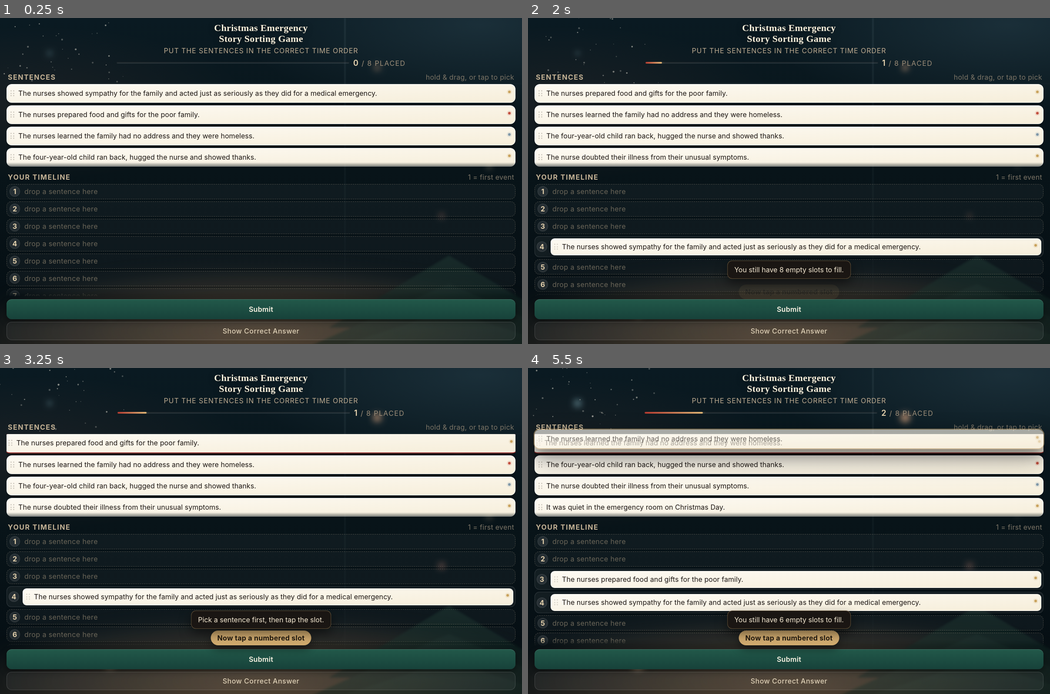
Above: before the commit, frames 1-4 (two rows, left to right).
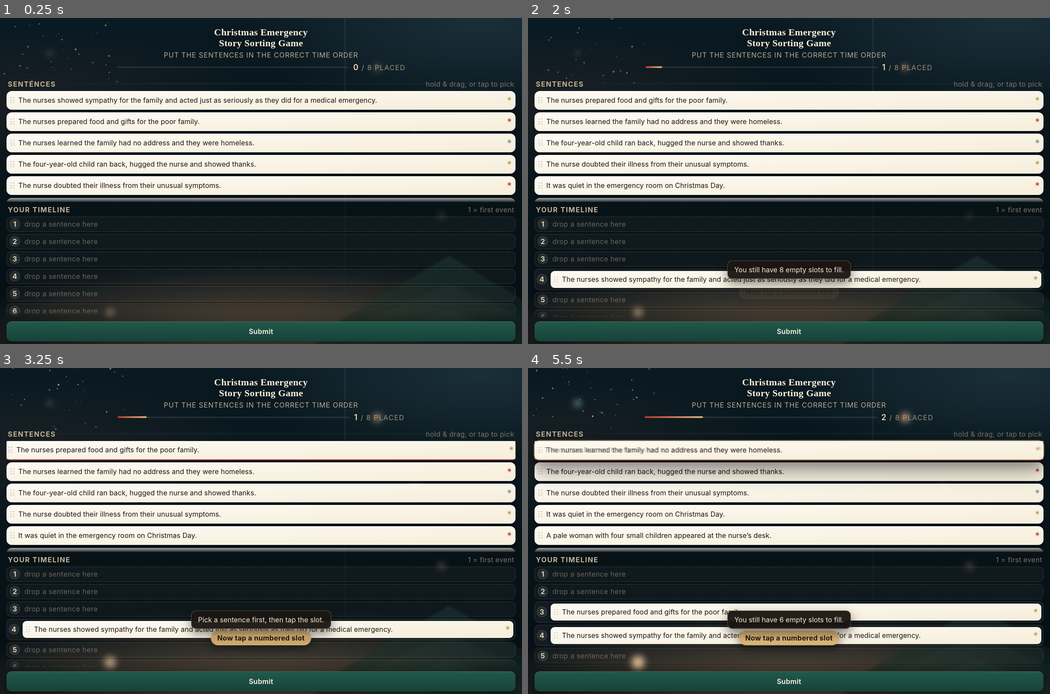
Above: after the commit, the same moments.

Repository: Liu9098/Christmas-sorting-game-shared-
Game: browser game, page student.html
The game is run twice, just before and just after one commit, with the same random seed, the same clock (stepped at 60 frames per second) and the same inputs.
Inputs (mouse positions are in pixels of both pictures, inside the frame that each line leads up to; where the layout moved, square brackets give the same spot in the first picture):
- Up to frame 1 (0.25 s): no input
- Up to frame 2 (2 s): click "Submit" at 0.27 s; click (590, 57) at 1.07 s; click (789, 99) [789, 92] at 1.27 s; click (569, 44) at 1.67 s; click (543, 275) [543, 242] at 1.87 s
- Up to frame 3 (3.25 s): click "Submit" at 2.02 s; press the mouse at (93, 390) at 2.27 s; release the mouse at (62, 387) at 2.4 s; click (261, 592) [261, 560] at 2.47 s; click (83, 413) at 2.87 s; click (261, 449) [261, 442] at 3.07 s
- Up to frame 4 (5.5 s): click (559, 416) at 3.47 s; click (789, 560) [789, 527] at 3.67 s; press the mouse at (590, 387) at 4.07 s; release the mouse at (580, 423) at 4.2 s; click (794, 609) [794, 576] at 4.27 s; click "Submit" at 4.52 s; click (632, 403) at 4.67 s; click (1039, 511) [1039, 504] at 4.87 s; click (554, 400) at 5.27 s; click (789, 449) [789, 439] at 5.47 s

The runs differ from the first frame. In frame 1, 34% of the frame differs, in the area x 1-99%, y 2-100%; in frame 2, 42%; in frame 3, 42%; in frame 4, 54%.

Commit message:
Add files via upload

Diff:
--- a/student.html
+++ b/student.html
@@ -54,7 +54,7 @@
 #snow{position:absolute;inset:0;z-index:1;pointer-events:none}
 
 /* ---------- header ---------- */
-.hd{position:relative;z-index:3;padding:calc(10px + env(safe-area-inset-top)) 18px 6px;text-align:center;flex:0 0 auto}
+.hd{position:relative;z-index:3;padding:calc(20px + env(safe-area-inset-top)) 18px 6px;text-align:center;flex:0 0 auto}
 .hd h1{margin:0;font-family:Georgia,"Times New Roman",serif;font-weight:600;font-size:22px;line-height:1.15;letter-spacing:.3px;color:#fbf1dc;text-shadow:0 2px 14px rgba(0,0,0,.55)}
 .hd .sub{margin:4px 0 0;font-size:16px;letter-spacing:.9px;color:#bba98f;text-transform:uppercase}
 .barwrap{margin-top:8px;display:flex;align-items:center;justify-content:center;gap:9px}
@@ -65,10 +65,16 @@
 
 /* ---------- panes ---------- */
 .panes{position:relative;z-index:3;flex:1 1 auto;min-height:0;display:flex;flex-direction:column;
-  padding:0 15px;gap:2px}
+  padding:6px 15px 0;gap:2px}
 .pane{display:flex;flex-direction:column;min-height:0}
-.pane.pool-pane{flex:1 1 44%}
-.pane.time-pane{flex:1 1 56%}
+.pane.pool-pane{flex:1 1 52%}
+.pane.time-pane{flex:1 1 48%}
+@media (max-height:720px){
+  .pane.pool-pane{flex:1 1 58%}
+  .pane.time-pane{flex:1 1 42%}
+  .zone-h{padding:4px 3px 4px}
+  .hd h1{font-size:20px}
+}
 .panes.all-placed .pool-pane{flex:0 0 auto}
 .panes.all-placed .time-pane{flex:1 1 auto}
 .zone-h{flex:0 0 auto;display:flex;align-items:baseline;justify-content:space-between;padding:6px 3px 6px}
@@ -133,7 +139,7 @@
 @keyframes shake{0%,100%{transform:translateX(0)}20%{transform:translateX(-4px)}40%{transform:translateX(4px)}60%{transform:translateX(-2.5px)}80%{transform:translateX(2.5px)}}
 
 /* ---------- footer ---------- */
-.ft{position:relative;z-index:4;flex:0 0 auto;padding:7px 15px calc(9px + env(safe-area-inset-bottom));
+.ft{position:relative;z-index:4;flex:0 0 auto;padding:8px 15px calc(6px + env(safe-area-inset-bottom));
   display:flex;flex-direction:column;gap:6px}
 .btn{border:0;border-radius:12px;font-family:inherit;font-size:16px;font-weight:600;letter-spacing:.3px;
   padding:13px 16px;cursor:pointer;touch-action:manipulation;transition:transform .12s ease,box-shadow .18s ease}
@@ -142,6 +148,7 @@
   box-shadow:0 6px 16px rgba(0,0,0,.42),inset 0 1px 0 rgba(255,255,255,.16)}
 .btn.ghost{color:#dfd1b7;background:rgba(255,255,255,.055);border:1px solid rgba(255,255,255,.14);
   font-size:16px;font-weight:500;padding:10px 16px;letter-spacing:.5px}
+.btn.hidden{display:none}
 
 /* ---------- hint pill ---------- */
 .pickhint{position:fixed;left:50%;bottom:calc(112px + env(safe-area-inset-bottom));transform:translate(-50%,10px);
@@ -182,6 +189,21 @@
 .btnrow{display:flex;flex-direction:column;gap:7px}
 .sheet .btn.primary{width:100%}
 .sheet .btn.ghost{color:#3c342b;background:rgba(0,0,0,.05);border:1px solid rgba(0,0,0,.10)}
+/* ---------- 极矮小屏（360×640 等）：压缩内边距与字号，保证前 3 句完整可见 ---------- */
+@media (max-height:670px){
+  .hd{padding-top:calc(12px + env(safe-area-inset-top));padding-bottom:4px}
+  .hd h1{font-size:18px}
+  .hd .sub{font-size:13px;margin-top:2px;letter-spacing:.7px}
+  .barwrap{margin-top:5px}
+  .panes{padding-top:4px}
+  .zone-h{padding:3px 3px 3px}
+  .zone-h span,.zone-h em{font-size:14px}
+  .pool{gap:5px}
+  .card{padding:7px 9px 7px 7px;border-radius:11px}
+  .card p{font-size:14.5px;line-height:1.36}
+  .ft{padding-top:6px}
+  .btn{padding:11px 16px}
+}
 @media (prefers-reduced-motion:reduce){*{animation-duration:.001s!important;transition-duration:.001s!important}}
 </style>
 </head>
@@ -217,8 +239,8 @@
   </div>
 
   <footer class="ft">
+    <button class="btn ghost hidden" id="revealBtn">Show Correct Answer</button>
     <button class="btn primary" id="submit">Submit</button>
-    <button class="btn ghost" id="revealBtn">Show Correct Answer</button>
   </footer>
 
   <div class="pickhint" id="pickHint">Now tap a numbered slot</div>
@@ -256,6 +278,7 @@
   var toastEl  = document.getElementById("toast");
   var maskEl   = document.getElementById("mask");
   var sheetEl  = document.getElementById("sheet");
+  var revealEl = document.getElementById("revealBtn");
 
   var order = [], slots = new Array(8).fill(null);
   var selected = null, wrong = {}, lastPlaced = -1;
@@ -355,6 +378,7 @@
     for(var k=0;k<bad.length;k++) wrong[bad[k]] = true;
     render();
     toast("✅ 提交成功！");
+    if(revealEl) revealEl.classList.remove("hidden");
 
     if(bad.length === 0){
       openSheet(
@@ -410,6 +434,7 @@
     order = shuffle();
     slots = new Array(8).fill(null);
     selected = null; wrong = {}; lastPlaced = -1;
+    if(revealEl) revealEl.classList.add("hidden");
     render();
     poolScr.scrollTop = 0; slotScr.scrollTop = 0;
   }
@@ -558,7 +583,7 @@
   });
 
   document.getElementById("submit").addEventListener("click", submit);
-  document.getElementById("revealBtn").addEventListener("click", reveal);
+  if(revealEl) revealEl.addEventListener("click", reveal);
 
   /* ---------- snow ---------- */
   (function(){
